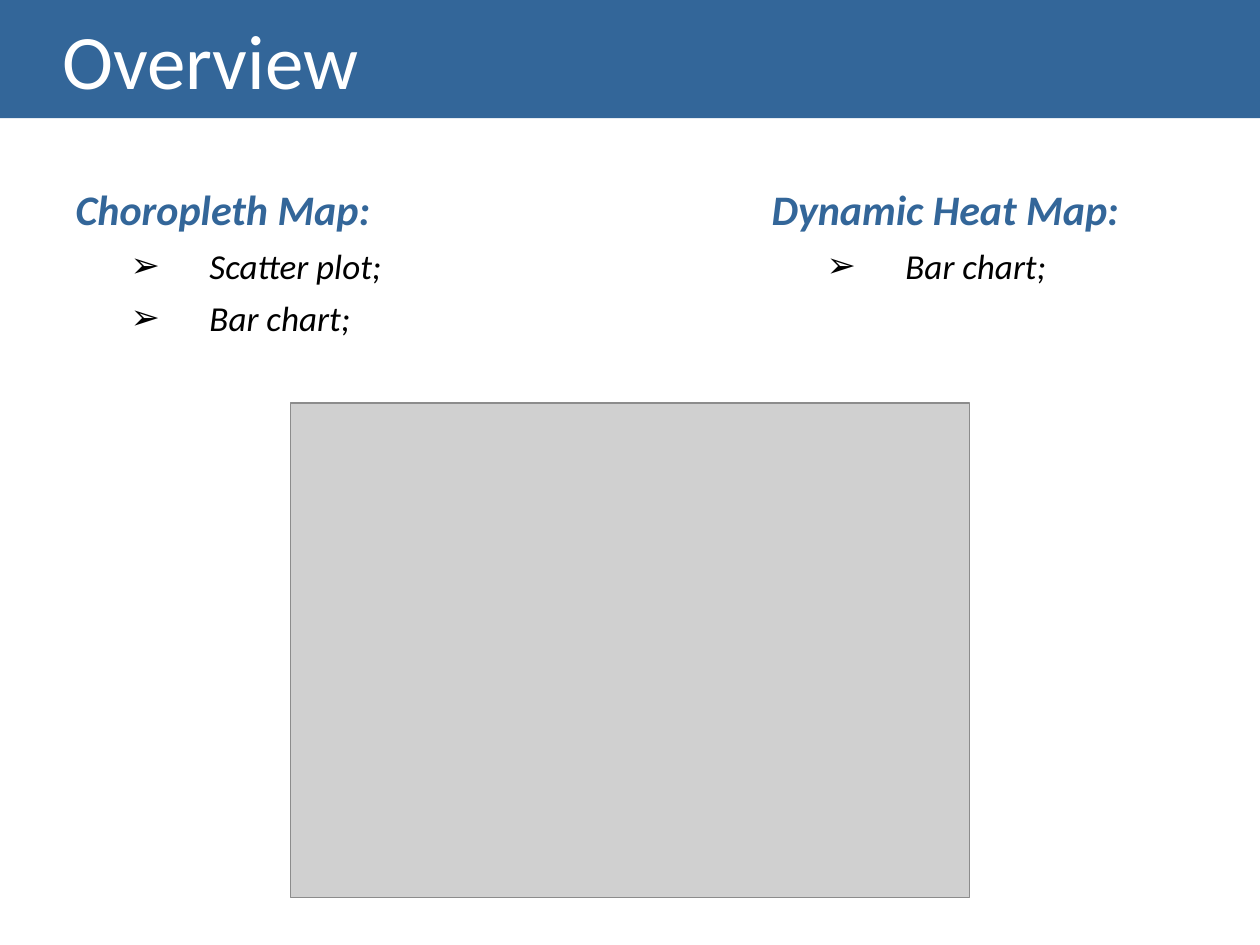
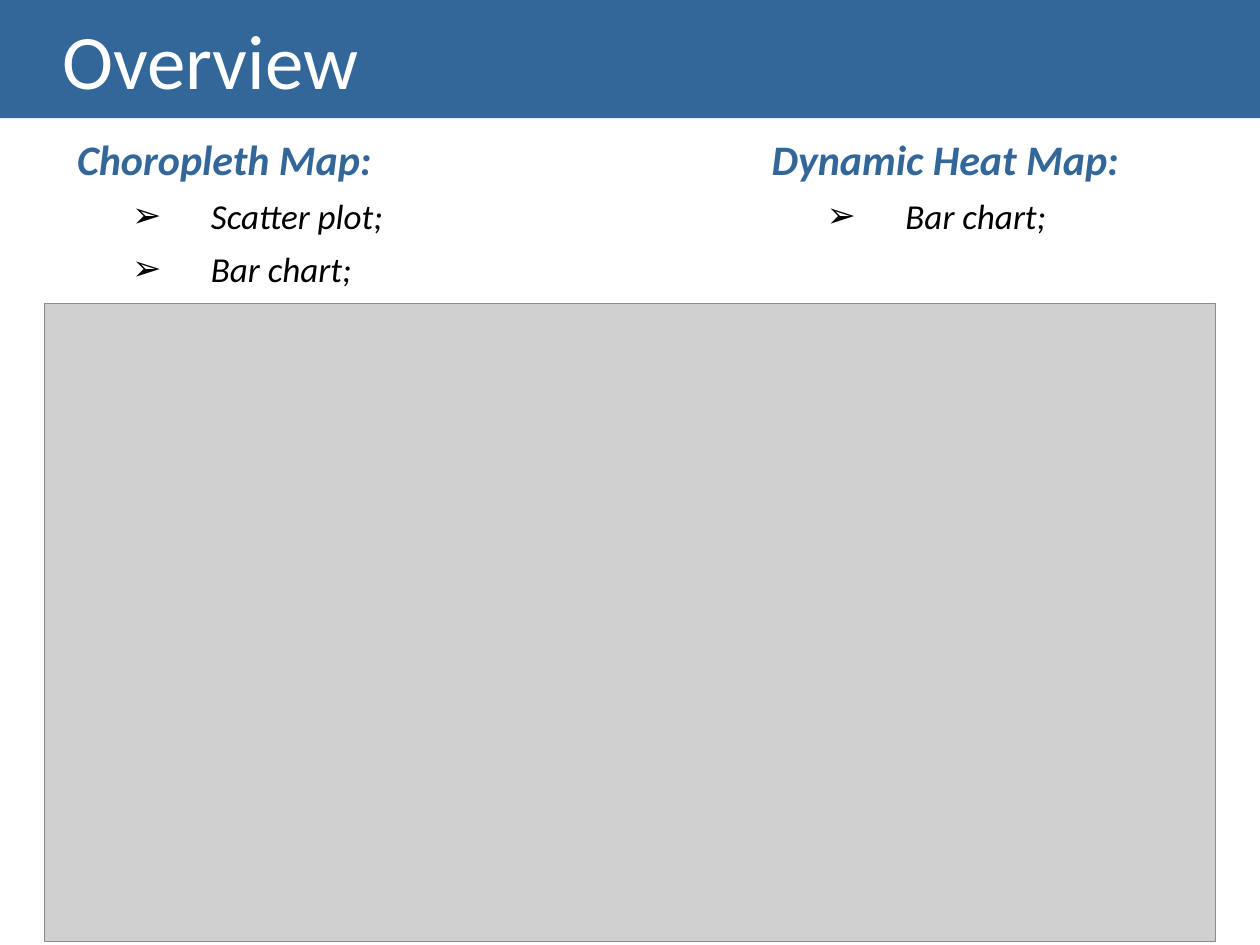
Before and after one commit to lucasrafael98/IV1819-esports, a slide deck: slide 3 of docs/Checkpoint III - Presentation.pptx. Drawn at 1260x945 pixels with LibreOffice and Linux fonts; fonts in the diff are those of the drawing; grey boxes stand for pictures. Boxes give left, top, right and bottom in pixels: in the first picture for what was removed or moved away, otherwise in the second. Text is boxed around its words. In the diff, an @@ line names an element or a change of style, - is before the commit and + after.

Commit message:
little change to img

```diff
--- a/docs/Checkpoint III - Presentation.pptx
+++ b/docs/Checkpoint III - Presentation.pptx
@@ text "Choropleth Map:": place and size @@
-text "Choropleth Map:" at box(76, 195, 381, 336)
+text "Choropleth Map:" at box(77, 145, 383, 286)
@@ text "Dynamic Heat Map:": place and size @@
-text "Dynamic Heat Map:" at box(772, 195, 1119, 284)
+text "Dynamic Heat Map:" at box(772, 145, 1119, 234)
@@ picture added at box(44, 304, 1215, 941) @@
@@ picture removed at box(290, 403, 969, 897) @@
```
